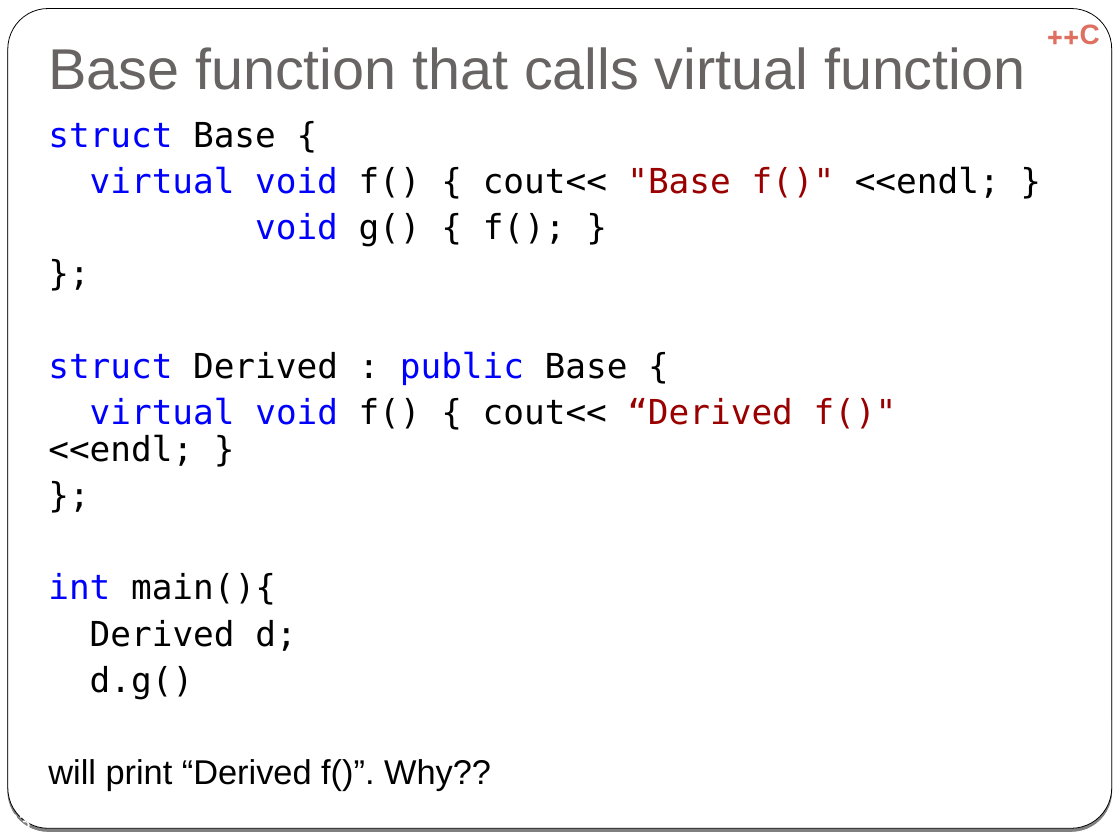
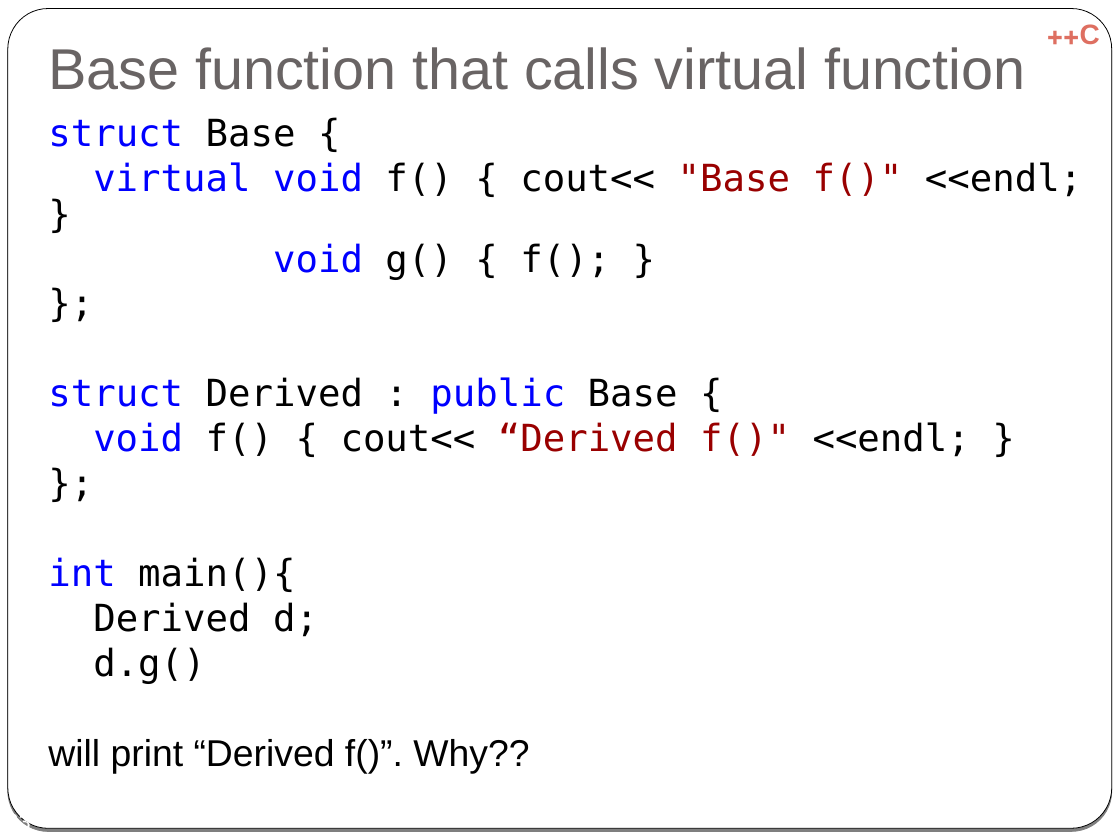
Before and after one commit to cpp-at-ariel/cpp-5778, a slide deck: slide 23 of week06-inheritance/slides-virtual.odp. Drawn at 1120x840 pixels with LibreOffice and Linux fonts; fonts in the diff are those of the drawing. Boxes give left, top, right and bottom in pixels: in the first picture for what was removed or moved away, otherwise in the second. Text is boxed around its words. In the diff, an @@ line names an element or a change of style, - is before the commit and + after.

```diff
--- a/week06-inheritance/slides-virtual.odp
+++ b/week06-inheritance/slides-virtual.odp
@@ text at (x1=48, y1=118, x2=1082, y2=773): size 22.1 to 24.1 pt in "struct Base {", "virtual void f() { cout<< "Base f()" ...", "void g() { f(); }", "};" and 6 more places; line spacing 0.9 to 0.8 @@
@@ text at (x1=93, y1=422, x2=970, y2=457): text changed; size 22.1 to 24.1 pt @@
-virtual void f() { cout<< “Derived f()" <<endl; }
+void f() { cout<< “Derived f()" <<endl; }
```
Also in this commit, not shown: 17 other slides changed, 1 slide added, 6 other files.
